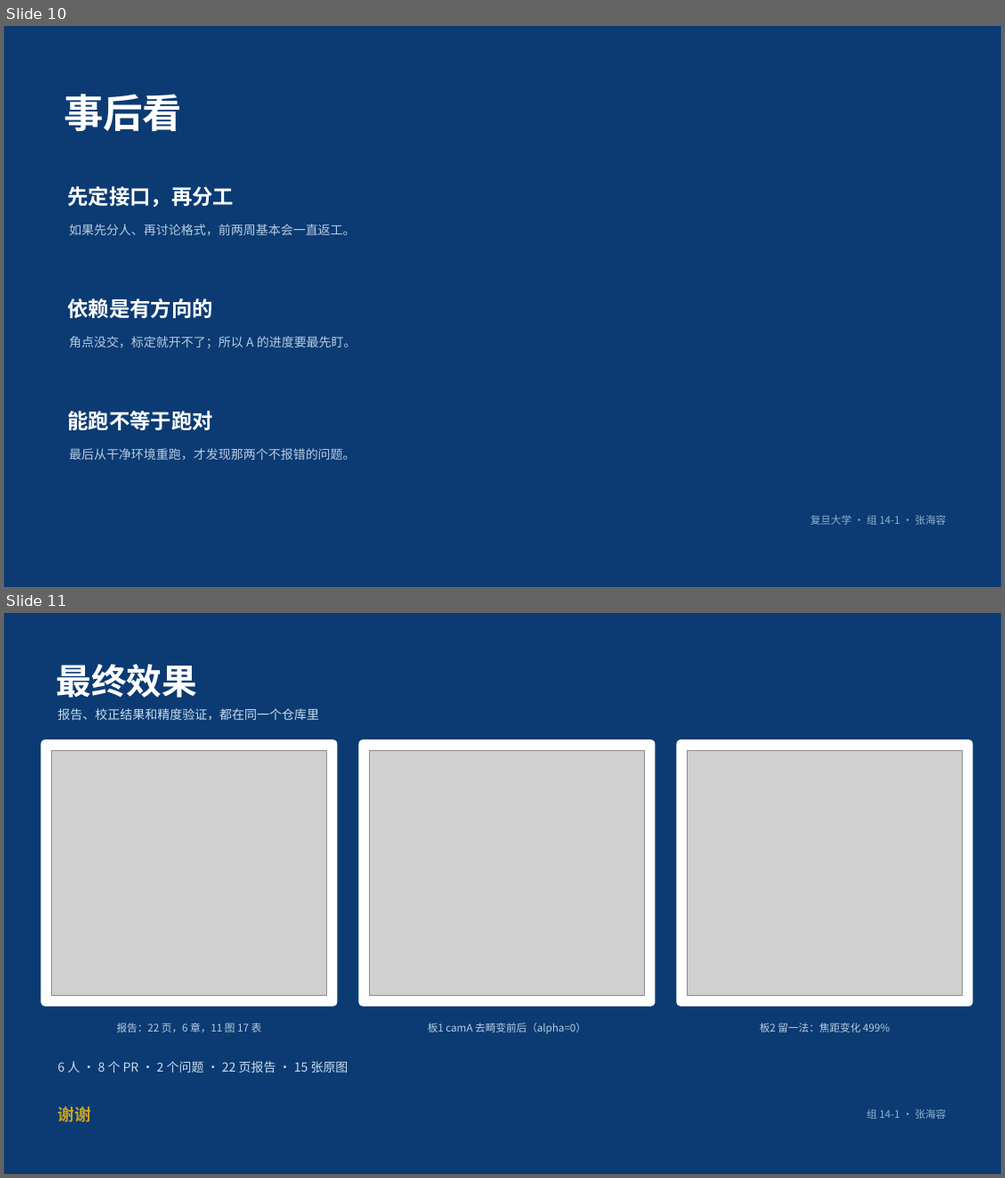
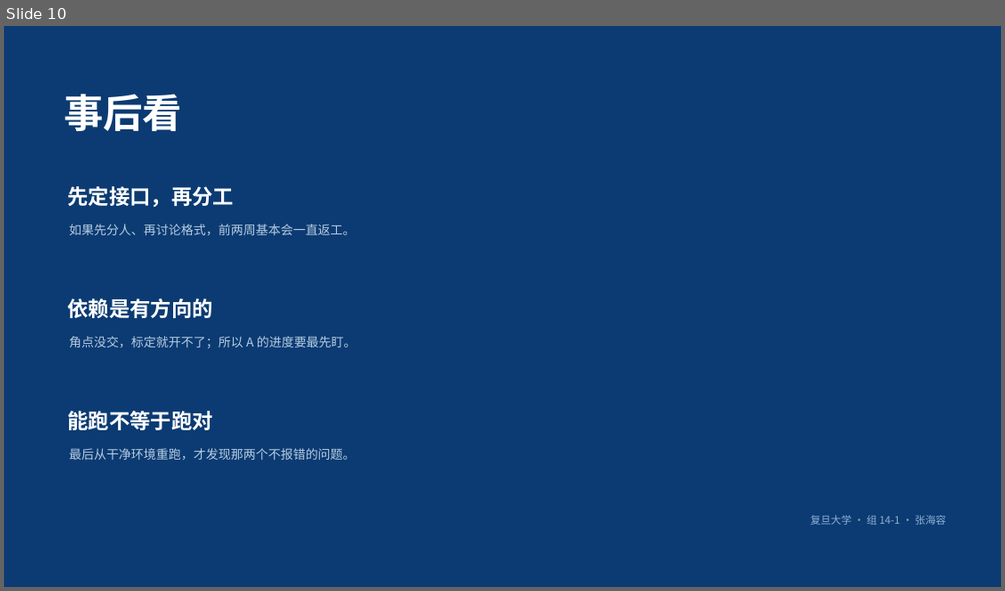
Before and after one commit to HRzhangStat/camera-calibration, a slide deck: 组14-1-组长贡献.pptx. Shown one above the other, each under a label of ours: slides 10 and 11 before the commit, slide 10 after it. The pictures are 1005x1178 and 1005x591 pixels, drawn with LibreOffice and Linux fonts; fonts in the diff are those of the drawing; grey boxes stand for pictures. Boxes give left, top, right and bottom in pixels: in the first picture for what was removed or moved away, otherwise in the second. Text is boxed around its words. In the diff, an @@ line names an element or a change of style, - is before the commit and + after.

```diff
--- a/组14-1-组长贡献.pptx
+++ b/组14-1-组长贡献.pptx
@@ slide 11 removed at <box>4,613,1001,1174</box>, background #0B3B72 @@
@@ text removed at <box>57,664,197,698</box> @@
-最终效果
@@ text removed at <box>57,708,319,721</box> @@
-报告、校正结果和精度验证，都在同一个仓库里
@@ rounded rectangle removed at <box>41,740,337,1005</box> @@
@@ rounded rectangle removed at <box>359,740,655,1005</box> @@
@@ rounded rectangle removed at <box>677,740,972,1005</box> @@
@@ picture removed at <box>52,751,326,995</box> @@
@@ picture removed at <box>370,751,644,995</box> @@
@@ picture removed at <box>688,751,962,995</box> @@
@@ text removed at <box>117,1021,262,1035</box> @@
-报告：22 页，6 章，11 图 17 表
@@ text removed at <box>428,1022,586,1034</box> @@
-板1 camA 去畸变前后（alpha=0）
@@ text removed at <box>760,1022,890,1032</box> @@
-板2 留一法：焦距变化 499%
@@ text removed at <box>57,1061,348,1073</box> @@
-6 人 · 8 个 PR · 2 个问题 · 22 页报告 · 15 张原图
@@ text removed at <box>57,1106,90,1122</box> @@
-谢谢
@@ text removed at <box>866,1109,946,1119</box> @@
-组 14-1 · 张海容
```
Also in this commit, not shown: 1 slide added.
